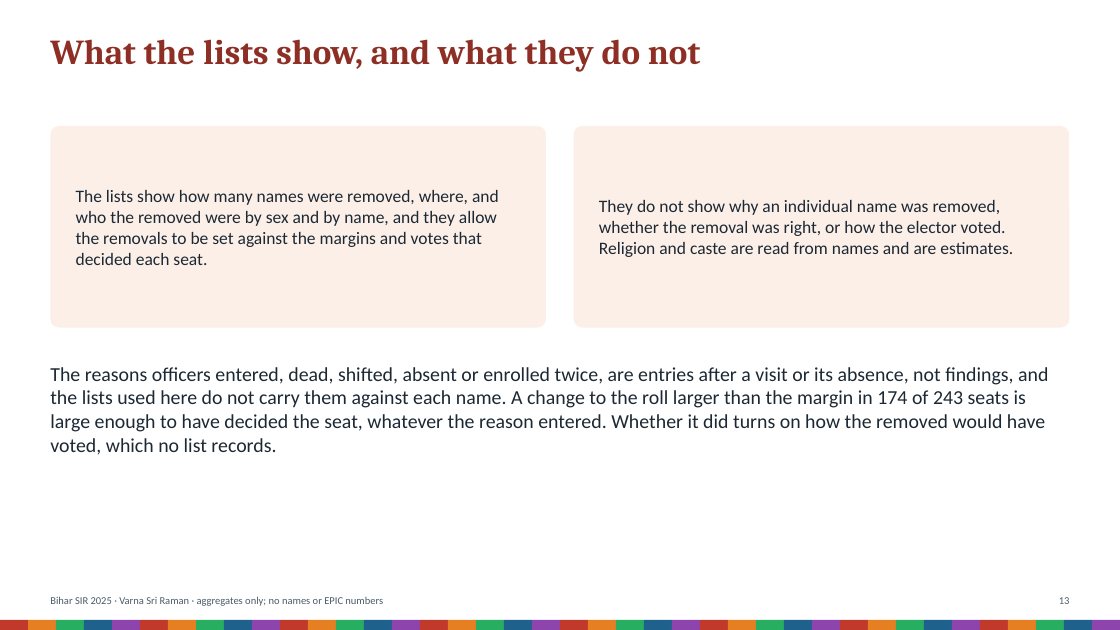
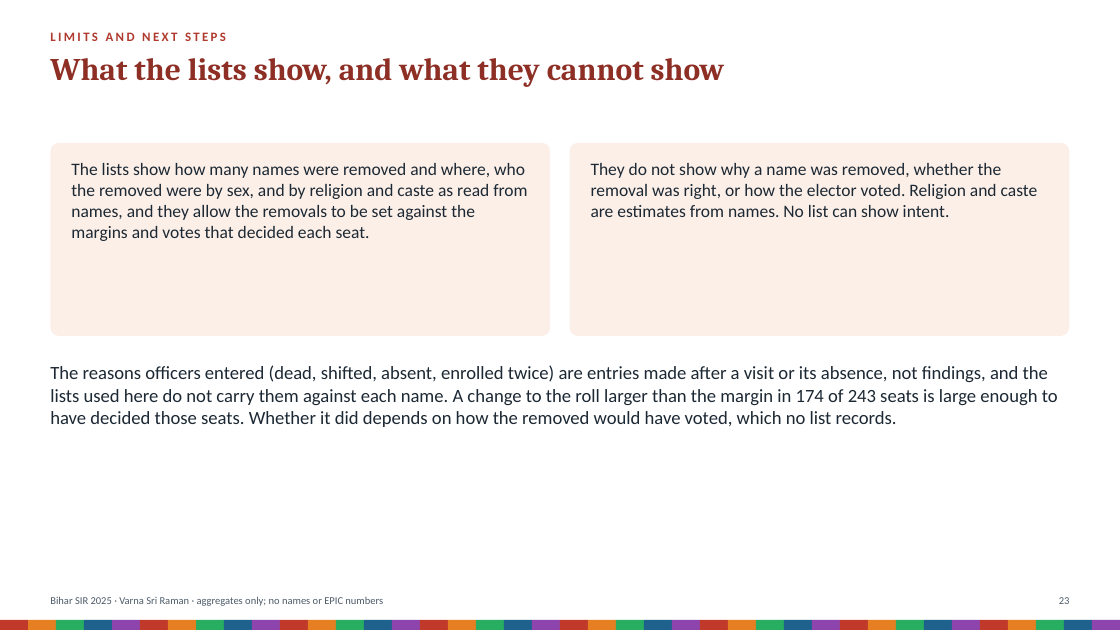
Before and after one commit to Varnasr/INDIA-DATA, a slide deck: slide 23 of reports/bihar-sir-2025-deck.pptx (slide 13 before the commit). Drawn at 1120x630 pixels with LibreOffice and Linux fonts; fonts in the diff are those of the drawing. Boxes give left, top, right and bottom in pixels: in the first picture for what was removed or moved away, otherwise in the second. Text is boxed around its words. In the diff, an @@ line names an element or a change of style, - is before the commit and + after.

```diff
--- a/reports/bihar-sir-2025-deck.pptx
+++ b/reports/bihar-sir-2025-deck.pptx
@@ text at box(50, 58, 724, 87): text changed; size 30 to 27 pt @@
-What the lists show, and what they do not
+What the lists show, and what they cannot show
@@ text added at box(50, 32, 226, 41), 11 pt, text #B03A2E, bold @@
+LIMITS AND NEXT STEPS
@@ rounded rectangle: place and size @@
-rounded rectangle at box(50, 126, 546, 328)
+rounded rectangle at box(50, 143, 550, 336)
@@ rounded rectangle at box(50, 143, 550, 336): proportions changed @@
@@ rounded rectangle at box(570, 143, 1070, 336): proportions changed @@
@@ rounded rectangle: place and size @@
-rounded rectangle at box(574, 126, 1070, 328)
+rounded rectangle at box(570, 143, 1070, 336)
@@ text at box(71, 163, 527, 241): text changed @@
-The lists show how many names were removed, where, and who the removed were by sex and by name, and they allow the removals to be set against the margins and votes that decided each seat.
+The lists show how many names were removed and where, who the removed were by sex, and by religion and caste as read from names, and they allow the removals to be set against the margins and votes that decided each seat.
@@ text "The lists show how many ..." at box(71, 163, 527, 241): vertical alignment middle to top @@
@@ text "They do not show why ..." at box(591, 163, 1038, 217): vertical alignment middle to top @@
@@ text at box(591, 163, 1038, 217): text changed @@
-They do not show why an individual name was removed, whether the removal was right, or how the elector voted. Religion and caste are read from names and are estimates.
+They do not show why a name was removed, whether the removal was right, or how the elector voted. Religion and caste are estimates from names. No list can show intent.
@@ text at box(50, 365, 1058, 427): text changed; size 17 to 16 pt @@
-The reasons officers entered, dead, shifted, absent or enrolled twice, are entries after a visit or its absence, not findings, and the lists used here do not carry them against each name. A change to the roll larger than the margin in 174 of 243 seats is large enough to have decided the seat, whatever the reason entered. Whether it did turns on how the removed would have voted, which no list records.
+The reasons officers entered (dead, shifted, absent, enrolled twice) are entries made after a visit or its absence, not findings, and the lists used here do not carry them against each name. A change to the roll larger than the margin in 174 of 243 seats is large enough to have decided those seats. Whether it did depends on how the removed would have voted, which no list records.
```
Also in this commit, not shown: 15 other slides changed, 11 slides added, 14 other files.
